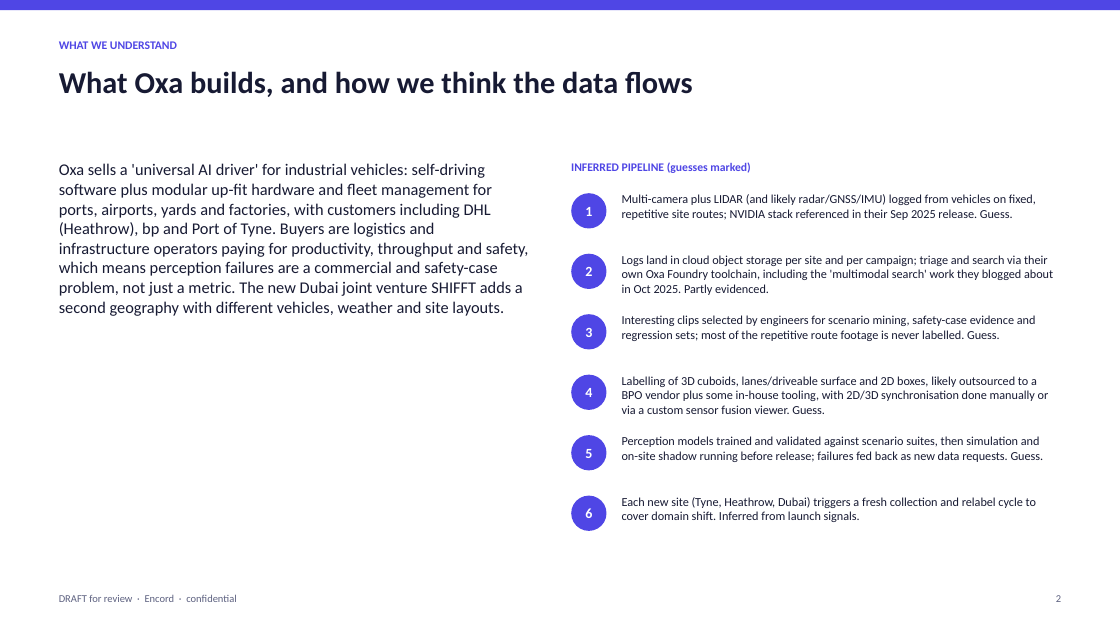
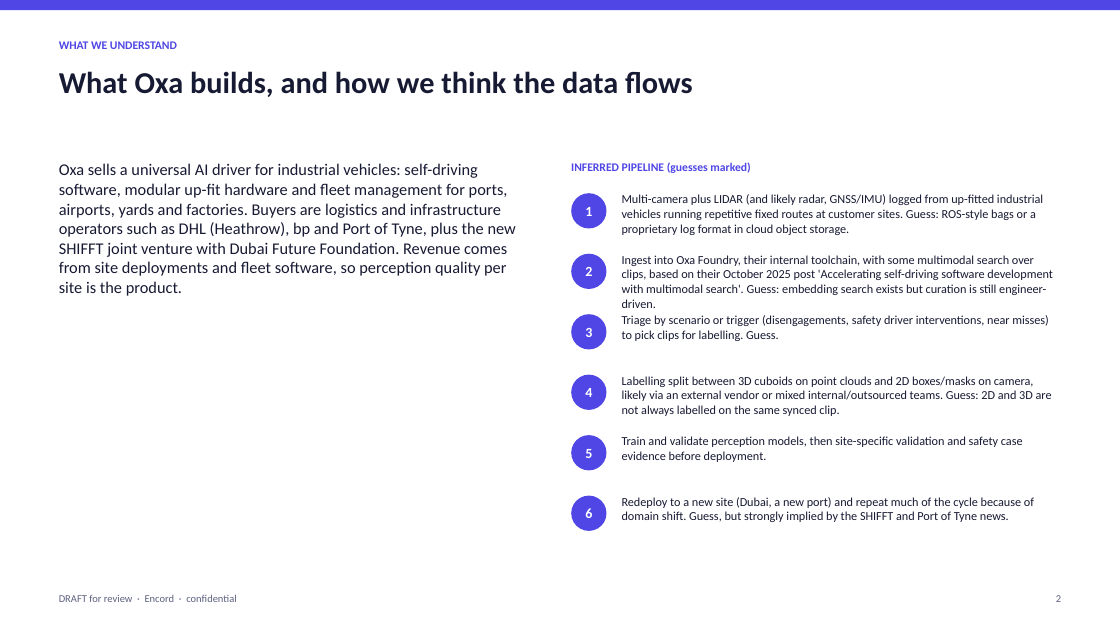
Before and after one commit to qaisak/signal-desk, a slide deck: slide 2 of docs/briefs/oxa.pptx. Drawn at 1120x630 pixels with LibreOffice and Linux fonts; fonts in the diff are those of the drawing. Boxes give left, top, right and bottom in pixels: in the first picture for what was removed or moved away, otherwise in the second. Text is boxed around its words. In the diff, an @@ line names an element or a change of style, - is before the commit and + after.

```diff
--- a/docs/briefs/oxa.pptx
+++ b/docs/briefs/oxa.pptx
@@ text at (x1=59, y1=163, x2=516, y2=296): text changed @@
-Oxa sells a 'universal AI driver' for industrial vehicles: self-driving software plus modular up-fit hardware and fleet management for ports, airports, yards and factories, with customers including DHL (Heathrow), bp and Port of Tyne. Buyers are logistics and infrastructure operators paying for productivity, throughput and safety, which means perception failures are a commercial and safety-case problem, not just a metric. The new Dubai joint venture SHIFFT adds a second geography with different vehicles, weather and site layouts.
+Oxa sells a universal AI driver for industrial vehicles: self-driving software, modular up-fit hardware and fleet management for ports, airports, yards and factories. Buyers are logistics and infrastructure operators such as DHL (Heathrow), bp and Port of Tyne, plus the new SHIFFT joint venture with Dubai Future Foundation. Revenue comes from site deployments and fleet software, so perception quality per site is the product.
@@ text at (x1=622, y1=194, x2=1043, y2=235): text changed @@
-Multi-camera plus LIDAR (and likely radar/GNSS/IMU) logged from vehicles on fixed, repetitive site routes; NVIDIA stack referenced in their Sep 2025 release. Guess.
+Multi-camera plus LIDAR (and likely radar, GNSS/IMU) logged from up-fitted industrial vehicles running repetitive fixed routes at customer sites. Guess: ROS-style bags or a proprietary log format in cloud object storage.
@@ text at (x1=622, y1=255, x2=1053, y2=308): text changed @@
-Logs land in cloud object storage per site and per campaign; triage and search via their own Oxa Foundry toolchain, including the 'multimodal search' work they blogged about in Oct 2025. Partly evidenced.
+Ingest into Oxa Foundry, their internal toolchain, with some multimodal search over clips, based on their October 2025 post 'Accelerating self-driving software development with multimodal search'. Guess: embedding search exists but curation is still engineer-driven.
@@ text at (x1=622, y1=315, x2=1049, y2=341): text changed @@
-Interesting clips selected by engineers for scenario mining, safety-case evidence and regression sets; most of the repetitive route footage is never labelled. Guess.
+Triage by scenario or trigger (disengagements, safety driver interventions, near misses) to pick clips for labelling. Guess.
@@ text at (x1=622, y1=376, x2=1052, y2=416): text changed @@
-Labelling of 3D cuboids, lanes/driveable surface and 2D boxes, likely outsourced to a BPO vendor plus some in-house tooling, with 2D/3D synchronisation done manually or via a custom sensor fusion viewer. Guess.
+Labelling split between 3D cuboids on point clouds and 2D boxes/masks on camera, likely via an external vendor or mixed internal/outsourced teams. Guess: 2D and 3D are not always labelled on the same synced clip.
@@ text at (x1=622, y1=436, x2=1023, y2=462): text changed @@
-Perception models trained and validated against scenario suites, then simulation and on-site shadow running before release; failures fed back as new data requests. Guess.
+Train and validate perception models, then site-specific validation and safety case evidence before deployment.
@@ text at (x1=622, y1=497, x2=1034, y2=522): text changed @@
-Each new site (Tyne, Heathrow, Dubai) triggers a fresh collection and relabel cycle to cover domain shift. Inferred from launch signals.
+Redeploy to a new site (Dubai, a new port) and repeat much of the cycle because of domain shift. Guess, but strongly implied by the SHIFFT and Port of Tyne news.
```
Also in this commit, not shown: 6 other slides changed, 9 other files.
